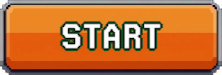
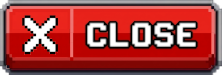
Layers edited between the first and the second 222px x 75px image:
added layer "close" above "howto" over <box>6,6,214,69</box>
hid "start" over <box>0,0,222,75</box>
